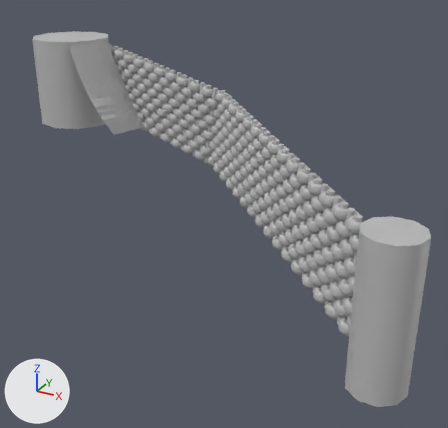
Two versions of the FBX model Rainforest Level/Assets/Buildings/WallRight.fbx, one commit apart.
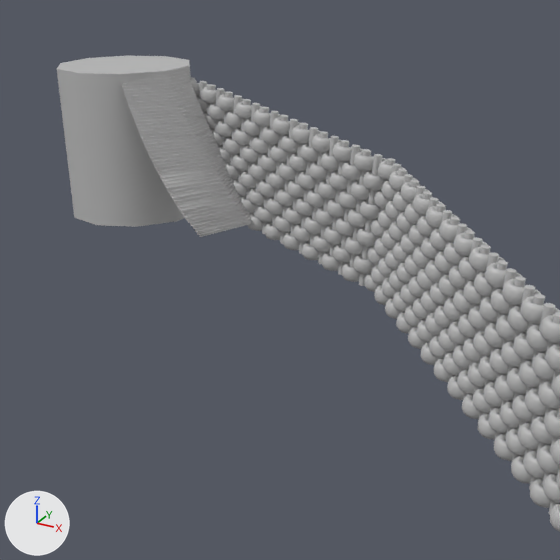
Old and new are each drawn whole from a camera (50 mm lens) standing at (-0.738, 0.246, 0.108) and looking at (-1.267, 1.209, -0.373) and again close up on the part from 0% to 71% of the width and 0% to 74% of the height. Arrows for +X, +Y and +Z are at lower left; the lights stay in place. Objects named as collision shapes, trigger or cutter boxes, shadow casters or lower levels of detail are left out. Where no turn or scale is listed for an object, it has been applied to the vertices.

Script lines for the objects in view, before the commit:
```python
me_mesh = bpy.data.meshes.new('Mesh')
me_mesh.from_pydata(...)  # 50672 vertices, 49925 faces; spans x -1.916..-0.837, y 0.871..1.538, z -0.419..-0.105
me_mesh.materials.append(mat_lambert1)  # grey #bcbcbc
ob_right_wall_lod0 = bpy.data.objects.new('Right_Wall_LOD0', me_mesh)
ob_right_wall_lod0.location = (0.0, 0.0, 0.0)
```
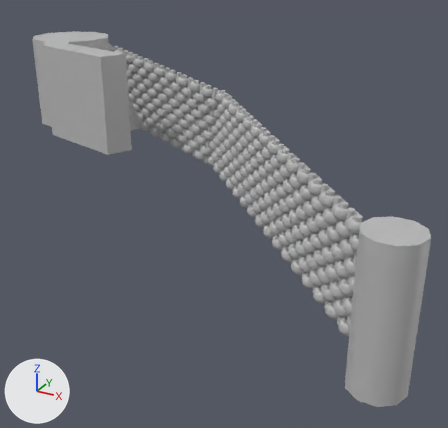
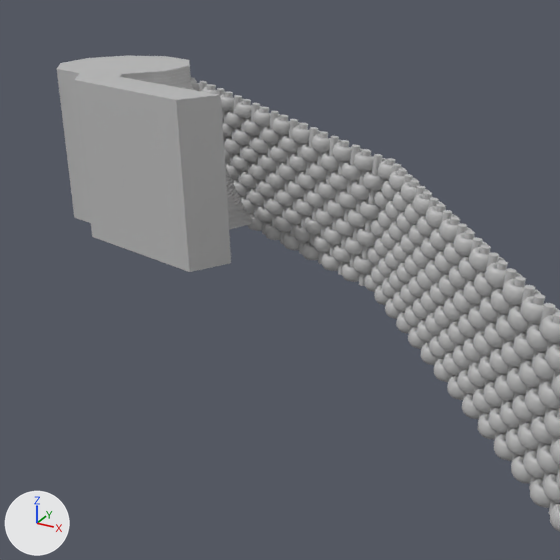
Location of each change, [x1, y1, x2, y2] in pixels of the close-ups (560 x 560 px):
part 1 of me_mesh, built on: before [80, 66, 191, 227]; after [75, 66, 231, 272]

The change, as a list of edits to the scene's bpy script:
```text
Change me_mesh:
    used by ob_right_wall_lod0; location = (0.0, 0.0, 0.0)
    remove me_mesh.from_pydata(...)  # 50672 vertices, 49925 faces; spans x -1.916..-0.837, y 0.871..1.538, z -0.419..-0.105
    add me_mesh.from_pydata(...)  # 50680 vertices, 49931 faces; spans x -1.916..-0.837, y 0.871..1.538, z -0.419..-0.105
    me_mesh part 1
    1 vertex is removed from x -1.765, y 1.371, z -0.313
    2 faces are deleted
    1 vertex moves from x -1.734, y 1.42, z -0.313 to x -1.734, y 1.42, z -0.157
    9 vertices are added at x -1.784..-1.55, y 1.247..1.371, z -0.313..-0.105
    8 new faces join them
```
